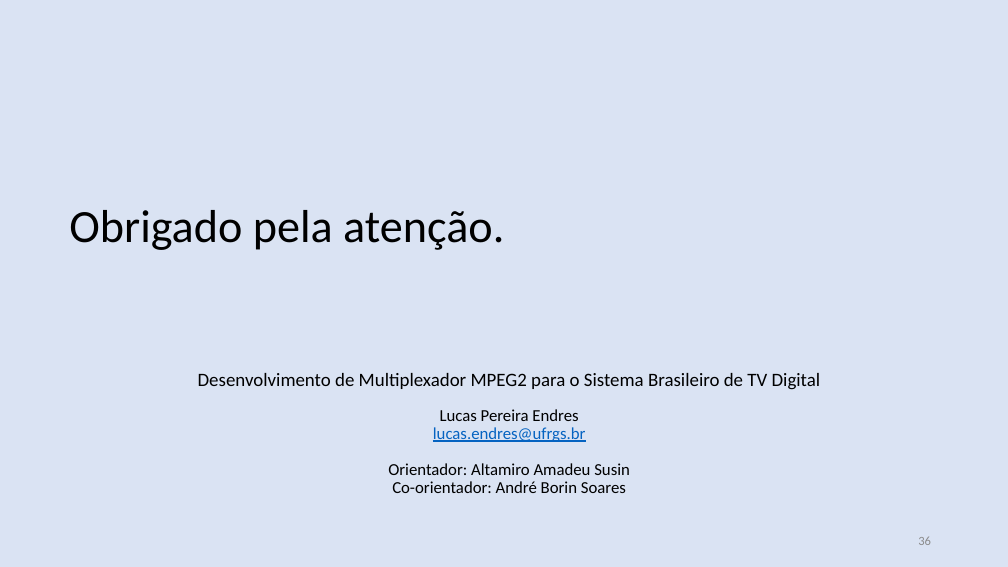
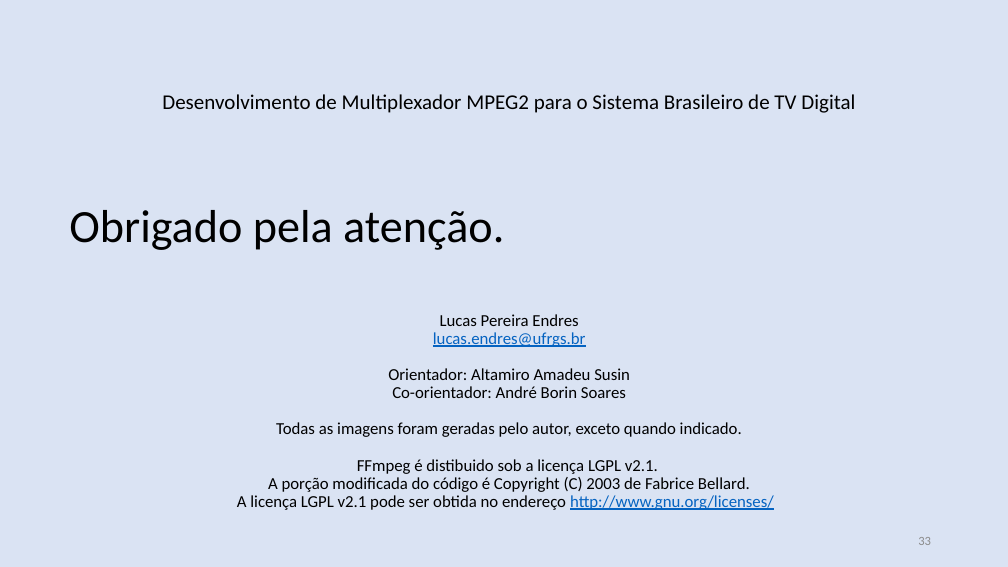
Before and after one commit to nasall2/TCC, a slide deck: slide 33 of relatorio/abntex2-modelos-1.9.2/figuras/apresentacao.pptx (slide 36 before the commit). Drawn at 1008x567 pixels with LibreOffice and Linux fonts; fonts in the diff are those of the drawing. Boxes give left, top, right and bottom in pixels: in the first picture for what was removed or moved away, otherwise in the second. Text is boxed around its words. In the diff, an @@ line names an element or a change of style, - is before the commit and + after.

```diff
--- a/relatorio/abntex2-modelos-1.9.2/figuras/apresentacao.pptx
+++ b/relatorio/abntex2-modelos-1.9.2/figuras/apresentacao.pptx
@@ text "Desenvolvimento de Multiplexador MPEG2 para ...": place and size @@
-text "Desenvolvimento de Multiplexador MPEG2 para ..." at (198,373,821,493)
+text "Desenvolvimento de Multiplexador MPEG2 para ..." at (162,94,855,510)
@@ text at (162,94,855,113): size 18 to 20 pt in "Desenvolvimento de Multiplexador MPEG2 para o Sistema ..." @@
@@ text at (237,422,774,510): paragraphs added @@
+Todas as imagens foram geradas pelo autor, exceto quando indicado.
+FFmpeg é distibuido sob a licença LGPL v2.1.
+A porção modificada do código é Copyright (C) 2003 de Fabrice Bellard.
+A licença LGPL v2.1 pode ser obtida no endereço http://www.gnu.org/licenses/
@@ page number at (918,537,931,545): text changed @@
-36
+33
```
Also in this commit, not shown: 17 other slides changed, 3 slides removed, 1 other file.
